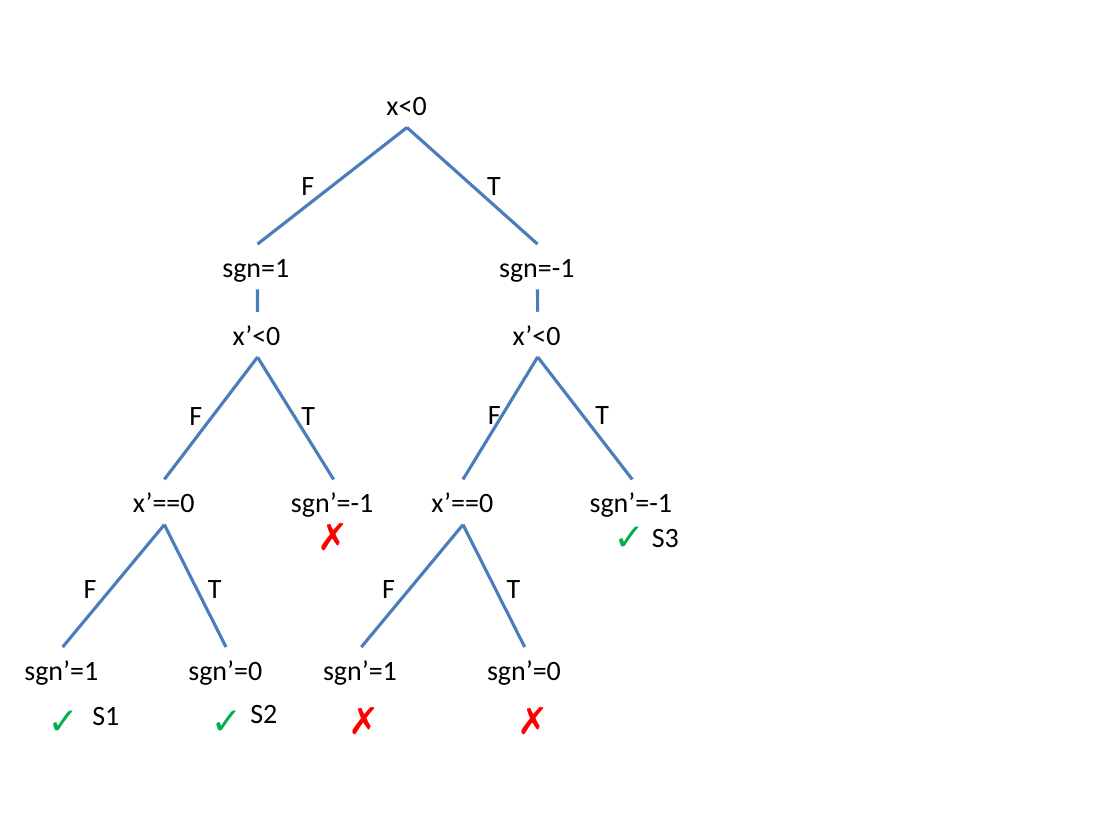
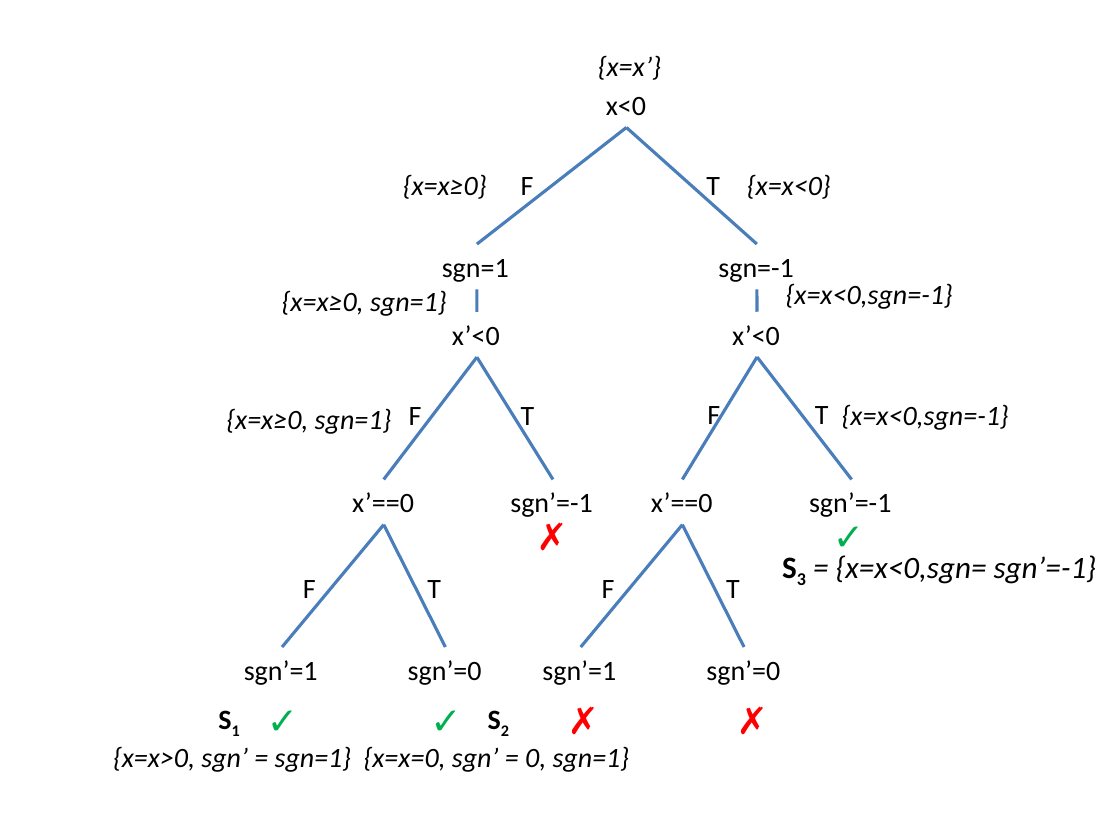
Before and after one commit to tech-srl/differential, a slide deck: slide 1 of Doc/figures/sign-graph-joint.pptx. Drawn at 1120x840 pixels with LibreOffice and Linux fonts; fonts in the diff are those of the drawing. Boxes give left, top, right and bottom in pixels: in the first picture for what was removed or moved away, otherwise in the second. Text is boxed around its words. In the diff, an @@ line names an element or a change of style, - is before the commit and + after.

```diff
--- a/Doc/figures/sign-graph-joint.pptx
+++ b/Doc/figures/sign-graph-joint.pptx
@@ text added at (x1=598, y1=55, x2=661, y2=80), 18 pt, text #000000, italic @@
+{x=x’}
@@ text added at (x1=403, y1=174, x2=487, y2=199), 18 pt, text #000000, italic @@
+{x=x≥0}
@@ text added at (x1=747, y1=174, x2=831, y2=199), 18 pt, text #000000, italic @@
+{x=x<0}
@@ text added at (x1=282, y1=290, x2=447, y2=316), 18 pt, text #000000, italic @@
+{x=x≥0, sgn=1}
@@ text added at (x1=786, y1=283, x2=953, y2=309), 18 pt, text #000000, italic @@
+{x=x<0,sgn=-1}
@@ 29 texts, 12 lines moved together from (x1=24, y1=97, x2=672, y2=748) to (x1=244, y1=97, x2=891, y2=748) @@
@@ text added at (x1=226, y1=408, x2=392, y2=434), 18 pt, text #000000, italic @@
+{x=x≥0, sgn=1}
@@ text added at (x1=842, y1=404, x2=1009, y2=430), 18 pt, text #000000, italic @@
+{x=x<0,sgn=-1}
@@ text removed at (x1=652, y1=529, x2=679, y2=548) @@
-S3
@@ text added at (x1=836, y1=555, x2=1096, y2=584), 20 pt, text #000000, italic @@
+S3 = {x=x<0,sgn= sgn’=-1}
@@ text removed at (x1=92, y1=707, x2=119, y2=726) @@
-S1
@@ text removed at (x1=250, y1=705, x2=277, y2=724) @@
-S2
@@ text added at (x1=113, y1=746, x2=352, y2=772), 18 pt, text #000000, italic @@
+S1
+{x=x>0, sgn’ = sgn=1}
@@ text added at (x1=364, y1=746, x2=630, y2=772), 18 pt, text #000000, italic @@
+S2
+{x=x=0, sgn’ = 0, sgn=1}
```
Also in this commit, not shown: 6 other files.
